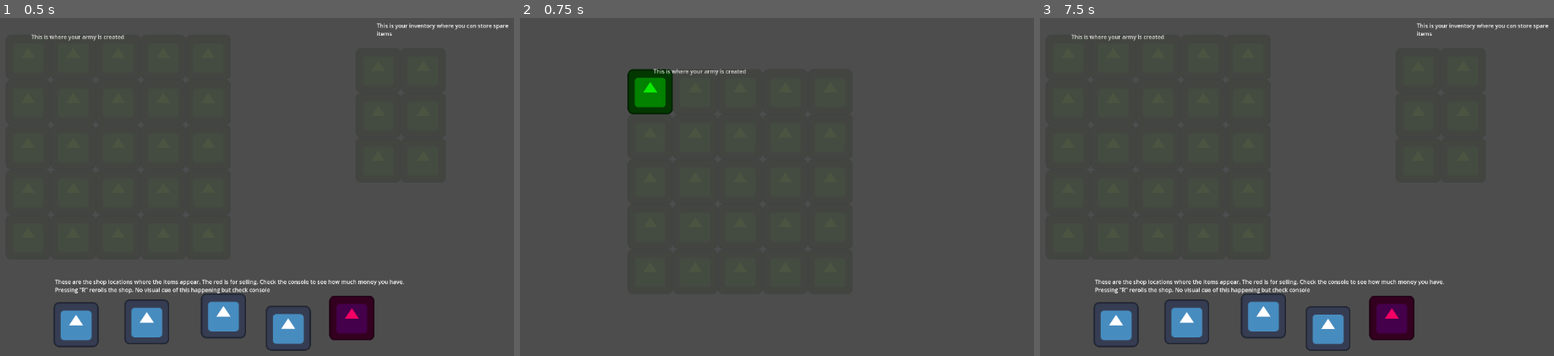
Above: before the commit, frames 1-3 (left to right).
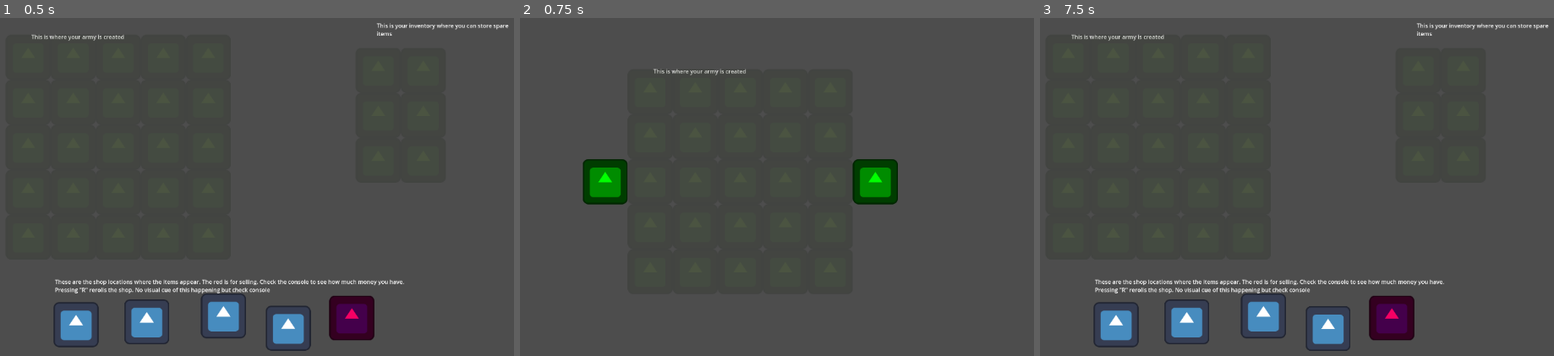
Above: after the commit, the same moments.

Repository: LorcanSmith/Armies
Game: Godot game, scene res://Scenes/main.tscn
The game is run twice, just before and just after one commit, with the same random seed, the same clock (stepped at 60 frames per second) and the same inputs. The engine's default icon, where the game draws it, is replaced by a stand-in: a white triangle on a blue panel in a dark square.
Inputs (mouse positions are in pixels of both pictures, inside the frame that each line leads up to):
- Up to frame 1 (0.5 s): no input
- Up to frame 2 (0.75 s): tap Enter (ui_accept) at 0.5 s; move the mouse to (597, 325) at 0.52 s; hold T from 0.53 s (still down); click (597, 325) at 0.67 s
- Up to frame 3 (7.5 s): tap Enter (ui_accept) at 0.77, 1.07, 1.52, 1.82, 2.75, 3.02, 3.05, 3.32, 3.6, 3.77, 4.07, 4.52, 4.82, 5.75, 6.02, 6.32, 6.77, 6.8, 7.07 s; tap M at 0.8, 1.35, 4.55 s; move the mouse to (1137, 190) at 1.27 s; release T at 1.28 s; hold S 1.28-2.03 s; tap C at 1.55, 5.3, 5.85 s; move the mouse to (1338, 88) at 2.02 s; hold C 2.03-2.78 s; tap U at 2.3, 2.85, 6.05 s; move the mouse to (1235, 247) at 2.77 s; click (1235, 247) at 2.92 s; move the mouse to (1189, 322) at 3.52 s; hold T 3.53-4.28 s; hold S 3.53-5.78 s; click (1189, 322) at 3.67 s; move the mouse to (1070, 116) at 4.27 s; tap T at 4.35 s; move the mouse to (1307, 173) at 5.02 s; hold M 5.03-5.78 s; click (1307, 173) at 5.17 s; move the mouse to (1168, 78) at 5.77 s; move the mouse to (1261, 315) at 6.52 s; hold U 6.53-7.28 s; click (1261, 315) at 6.67 s; move the mouse to (1327, 328) at 7.27 s; tap L at 7.35 s; click (1327, 328) at 7.42 s

Frame 1 is identical in both runs. In frame 2, 3.5% of the frame differs, in the area x 12-74%, y 15-56%; in frame 3, nothing differs.
Error before the commit: Attempt to call function 'movement_phase' in base 'null instance' on a null instance. (res://Scripts/Managers/game_manager.gd:66)
Error after the commit: Attempt to call function 'battle_ticker' in base 'null instance' on a null instance. (res://Scripts/Managers/game_manager.gd:72)

Commit message:
Added some automation for scene loading

Diff:
--- a/Scenes/main.tscn
+++ b/Scenes/main.tscn
@@ -2,5 +2,5 @@
 
 [ext_resource type="Script" path="res://Scripts/Managers/game_manager.gd" id="1_y45oy"]
 
-[node name="MAIN" type="Node2D"]
+[node name="game_manager" type="Node2D"]
 script = ExtResource("1_y45oy")
--- a/Scripts/Grid/grid_generation.gd
+++ b/Scripts/Grid/grid_generation.gd
@@ -25,8 +25,6 @@
 	#Sets the tile to be the tile used in the army builder
 	else:
 		tile = preload("res://Prefabs/Grid/builder_tile.tscn")
-	#Generates a grid at run time
-	generate_grid()
 
 #Generates a grid
 func generate_grid():
@@ -56,7 +54,7 @@
 			add_child(new_tile)
 			#Sets the current grid position to be the newly generated tile
 			grid[width][height] = new_tile
-
+	return true
 #Called when you want to save the current unit layout of the grid
 func save_current_grid():
 	#Loops over the entire grid and the units on the grid
--- a/Scripts/Managers/combat_manager.gd
+++ b/Scripts/Managers/combat_manager.gd
@@ -17,6 +17,7 @@
 var enemy_headquarter : Node2D
 
 func _ready() -> void:
+	game_manager = find_parent("game_manager")
 	player_headquarter = self.find_child("player_headquarter")
 	enemy_headquarter = self.find_child("enemy_headquarter")
 func setup_headquarters():
--- a/Scripts/Managers/game_manager.gd
+++ b/Scripts/Managers/game_manager.gd
@@ -46,14 +46,20 @@
 
 	#Sets all the managers to be that of the newly instantiated scene
 	CombatManager = current_scene.find_child("combat_manager")
-	if(CombatManager != null):
-		CombatManager.game_manager = self
 	ShopManager = current_scene.find_child("shop_manager")
 	if(ShopManager != null):
 		ShopManager.game_manager = self
 	GridManager = current_scene.find_child("grid_manager")
-	if(GridManager != null):
-		GridManager.game_manager = self
+
+	load_complete("scene")
+
+func load_complete(element_loaded : String):
+	if(element_loaded == "scene"):
+		GridManager.generate_grids()
+	if(element_loaded == "grids"):
+		if(in_combat):
+			CombatManager.setup_headquarters()
+
 
 ##USED TO REROLL THE SHOP, WILL EVENTUALLY BE DONE BY A BUTTON
 func _input(event):
@@ -62,12 +68,7 @@
 			grids.save_current_grid()
 	if Input.is_key_pressed(KEY_L):
 		GridManager.load_layout("army")
-	if Input.is_key_pressed(KEY_M):
-		CombatManager.movement_phase()
-		print("im moving!")
-	if Input.is_key_pressed(KEY_C):
+	if Input.is_key_pressed(KEY_T):
 		CombatManager.battle_ticker()
-	if Input.is_key_pressed(KEY_U):
-		GridManager.load_units()
 	if Input.is_key_pressed(KEY_X):
 		CombatManager.setup_headquarters()
--- a/Scripts/Managers/grid_manager.gd
+++ b/Scripts/Managers/grid_manager.gd
@@ -6,31 +6,46 @@
 var test_unit = preload("res://Prefabs/Units/Level1/Knight.tscn")
 
 
+
+func _ready() -> void:
+	game_manager = find_parent("game_manager")
+
+
+func generate_grids():
+	#Tells all the grid generators to make a grid
+	for generator in get_children():
+		generator.generate_grid()
+	game_manager.load_complete("grids")
+	#Loads units into the scene
+	load_units()
+
+
 func load_units():
 	var tiles = get_child(0).grid
 	var unit_IDs = game_manager.army
+	#If we are in combat unit_IDs will be > 0 therefore we should load in units
+	if(unit_IDs.size() > 0):
+	#	reverses enemy army position so that they are placed 180 degrees
+		#var enemy_army = game_manager.send_enemy_army()
+		#for column in range(enemy_army.size()):
+			#enemy_army[column].reverse()
+		#enemy_army.reverse()
 
-#	reverses enemy army position so that they are placed 180 degrees
-	#var enemy_army = game_manager.send_enemy_army()
-	#for column in range(enemy_army.size()):
-		#enemy_army[column].reverse()
-	#enemy_army.reverse()
+		for width in range(tiles.size()):
+			for height in range(tiles[width].size()):
+				if unit_IDs[width][height] != null:
 
-	for width in range(tiles.size()):
-		for height in range(tiles[width].size()):
-			if unit_IDs[width][height] != null:
+	#				TODO
+	#				translate Unit ID to appropriate unit
 
-#				TODO
-#				translate Unit ID to appropriate unit
+					var instance = test_unit.instantiate()
 
-				var instance = test_unit.instantiate()
+					tiles[width][height].add_child(instance)
+					instance.position = Vector2i(0,0)
+					tiles[width][height].unit_placed_on(instance)
 
-				tiles[width][height].add_child(instance)
-				instance.position = Vector2i(0,0)
-				tiles[width][height].unit_placed_on(instance)
-
-#	TODO
-#	spawn enemies on other side of the grid
+	#	TODO
+	#	spawn enemies on other side of the grid
 
 #Saves a grid
 func save_layout(grid_name : String, grid_data : Array):
Not shown, changed: army.save
